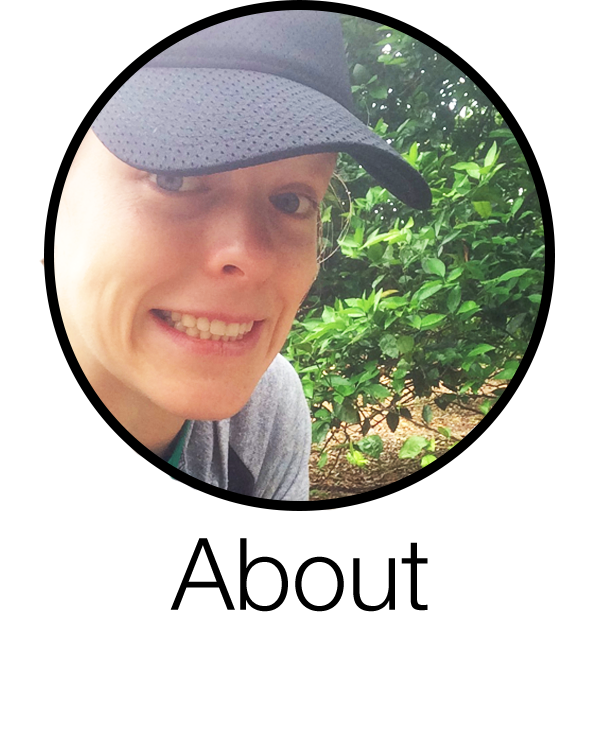
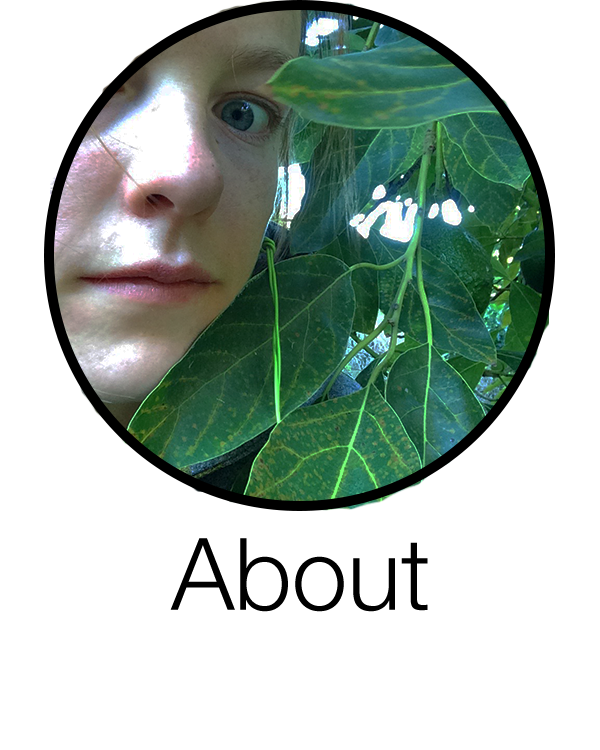
Before/after of a w=600, h=750 layered artwork. What changed in the layer stack:
renamed "Layer 2" to "IMG_7675", painted on it over (39, 0, 549, 511)
